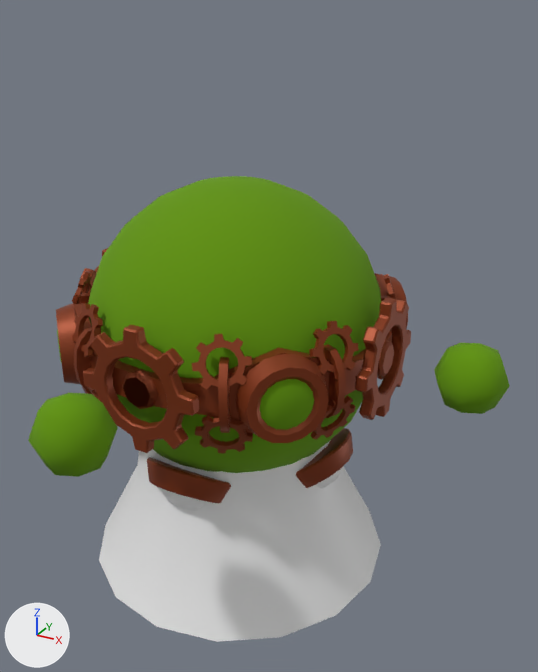
What one commit did to the glTF model lib/player/meshes/player.glb.
One viewpoint serves both versions: a 50 mm camera at (0.49, -0.8, 0.396) aimed at (0.081, -0.057, 0.024). Lighting does not change. The marker at lower left points along +X, +Y and +Z. The first picture is the older version. Where no turn or scale is listed for an object, it has been applied to the vertices.

The first picture shows 'Base', 'CogY', 'CogY.001', 'Engine', 'Engine.001', 'ForceField', 'Light', 'Orb', 'Orb.001', 'Ring', 'TinyCogs', 'TinyCogs.001' and 6 more.
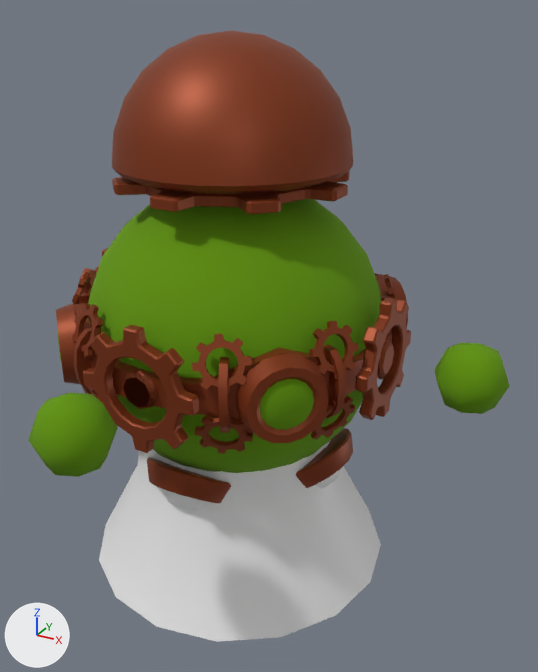
The change, as a diff of the scene's bpy script:
```diff
--- a/lib/player/meshes/player.glb.py
+++ b/lib/player/meshes/player.glb.py
@@ me_sphere @@
+me_sphere.from_pydata(...)  # 193 vertices, 382 faces; spans x -0.149..0.149, y -0.149..0.149, z -0.003..0.159
+me_sphere.materials.append(mat_mat_brass)  # brown #8a3c19
@@ me_cylinder_009_1 @@
+me_cylinder_009_1.from_pydata(...)  # 256 vertices, 512 faces; spans x -0.149..0.149, y -0.149..0.149, z -0.007..0.007
+me_cylinder_009_1.materials.append(mat_mat_brass)  # brown #8a3c19
@@ ob_sphere @@
+ob_sphere = bpy.data.objects.new('Sphere', me_sphere)
+ob_sphere.location = (0.0, 0.0, 0.214)
@@ ob_cogy_004 @@
+ob_cogy_004 = bpy.data.objects.new('CogY.004', me_cylinder_009_1)
+ob_cogy_004.location = (0.0, 0.0, 0.199)
```

What differs and where, as boxes (x1, y1, x2, y2) in the pictures (538 x 672 px):
'Sphere', added (brown): after (112, 30, 353, 194)
'CogY.004', added (brown): after (112, 171, 350, 214)
